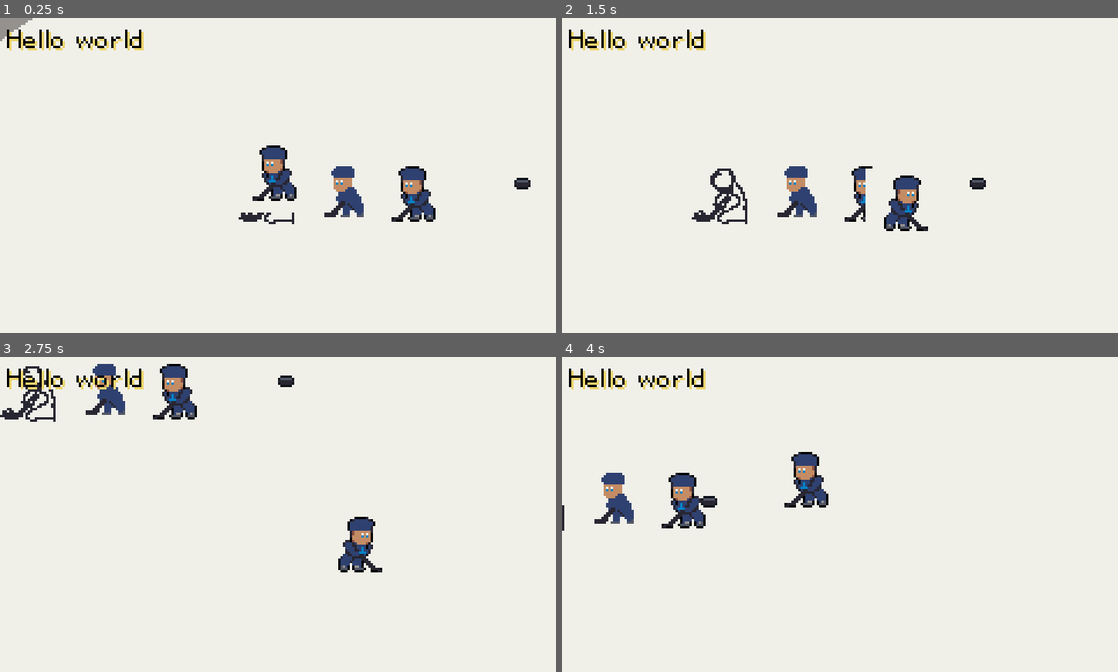
Above: before the commit, frames 1-4 (two rows, left to right).
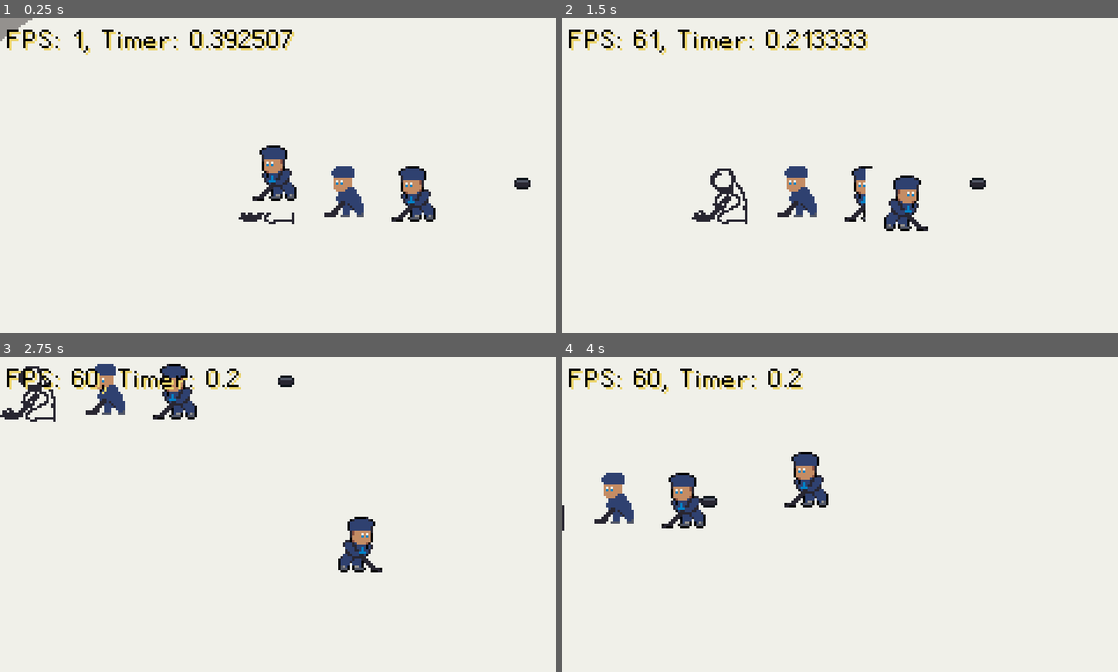
Above: after the commit, the same moments.

Repository: leafo/ludum-dare-41
Game: Godot game, scene res://Main.tscn
Two runs of this game, one before a commit and one after it. Both use one fixed random seed, a clock stepped at 60 frames per second and the inputs below.
Inputs:
- Up to frame 1 (0.25 s): no input
- Up to frame 2 (1.5 s): tap Enter (ui_accept) at 0.5, 0.77 s; hold Right (ui_right) 0.53-1.28 s; hold Down (ui_down) from 1.28 s (still down)
- Up to frame 3 (2.75 s): tap Enter (ui_accept) at 1.52 s; release Down (ui_down) at 2.03 s; hold Right (ui_right) from 2.03 s (still down)
- Up to frame 4 (4 s): release Right (ui_right) at 2.78 s; hold Up (ui_up) 2.78-3.53 s; tap Enter (ui_accept) at 3.02, 3.77 s; hold Left (ui_left) from 3.53 s (still down)

The runs differ from the first frame. In frame 1, 1.6% of the frame differs, in the area x 1-53%, y 3-12%; in frame 2, 1.6%, in the area x 1-55%, y 3-12%; in frame 3, 1.3%; in frame 4, 1.3%.

Commit message:
add skating noise with animation

Diff:
--- /dev/null
+++ b/FPS.gd
@@ -0,0 +1,6 @@
+extends Label
+
+onready var skate_timer = get_node("/root/Main/Sprites/Player/SkateSoundTimer")
+
+func _process(delta):
+	text = "FPS: " + str(Engine.get_frames_per_second()) + ", Timer: " + str(skate_timer.wait_time)
--- a/Main.tscn
+++ b/Main.tscn
@@ -1,16 +1,52 @@
-[gd_scene load_steps=10 format=2]
+[gd_scene load_steps=14 format=2]
 
 [ext_resource path="res://Player.gd" type="Script" id=1]
 [ext_resource path="res://images/sprite.png" type="Texture" id=2]
-[ext_resource path="res://Puck.gd" type="Script" id=3]
-[ext_resource path="res://images/puck.png" type="Texture" id=4]
-[ext_resource path="res://images/bg.png" type="Texture" id=5]
-[ext_resource path="res://fonts/HelvetiPixel.ttf" type="DynamicFontData" id=6]
+[ext_resource path="res://sounds/skate.wav" type="AudioStream" id=3]
+[ext_resource path="res://Puck.gd" type="Script" id=4]
+[ext_resource path="res://images/puck.png" type="Texture" id=5]
+[ext_resource path="res://sounds/puck_hit.wav" type="AudioStream" id=6]
+[ext_resource path="res://images/bg.png" type="Texture" id=7]
+[ext_resource path="res://fonts/HelvetiPixel.ttf" type="DynamicFontData" id=8]
+[ext_resource path="res://FPS.gd" type="Script" id=9]
 
 [sub_resource type="RectangleShape2D" id=1]
 
 custom_solver_bias = 0.0
 extents = Vector2( 9.54917, 3.49828 )
+
+[sub_resource type="Animation" id=5]
+
+resource_name = "StartSkating"
+length = 1.0
+loop = false
+step = 0.1
+tracks/0/type = "value"
+tracks/0/path = NodePath(".:wait_time")
+tracks/0/interp = 1
+tracks/0/loop_wrap = true
+tracks/0/imported = false
+tracks/0/enabled = true
+tracks/0/keys = {
+"times": PoolRealArray( 0, 1 ),
+"transitions": PoolRealArray( 1, 1 ),
+"update": 0,
+"values": [ 0.4, 0.2 ]
+}
+tracks/1/type = "method"
+tracks/1/path = NodePath("../SoundSkate")
+tracks/1/interp = 1
+tracks/1/loop_wrap = true
+tracks/1/imported = false
+tracks/1/enabled = true
+tracks/1/keys = {
+"times": PoolRealArray( 0 ),
+"transitions": PoolRealArray( 1 ),
+"values": [ {
+"args": [  ],
+"method": "play"
+} ]
+}
 
 [sub_resource type="RectangleShape2D" id=4]
 
@@ -22,19 +58,18 @@
 size = 16
 use_mipmaps = false
 use_filter = false
-font_data = ExtResource( 6 )
+font_data = ExtResource( 8 )
 _sections_unfolded = [ "Extra Spacing", "Font", "Resource", "Settings" ]
 
 [node name="Main" type="Node" index="0"]
 
-[node name="YSort" type="YSort" parent="." index="0"]
+[node name="Sprites" type="YSort" parent="." index="0"]
 
 position = Vector2( 49.4952, 58.7185 )
 sort_enabled = true
 
-[node name="Player" type="KinematicBody2D" parent="YSort" index="0"]
-
-editor/display_folded = true
+[node name="Player" type="KinematicBody2D" parent="Sprites" index="0"]
+
 position = Vector2( 1.36412, -7.33215 )
 input_pickable = false
 collision_layer = 1
@@ -45,7 +80,7 @@
 "_edit_group_": true
 }
 
-[node name="Sprite" type="Sprite" parent="YSort/Player" index="0"]
+[node name="Sprite" type="Sprite" parent="Sprites/Player" index="0"]
 
 texture = ExtResource( 2 )
 hframes = 2
@@ -54,12 +89,12 @@
 "_edit_group_": true
 }
 
-[node name="CollisionShape2D" type="CollisionShape2D" parent="YSort/Player" index="1"]
+[node name="CollisionShape2D" type="CollisionShape2D" parent="Sprites/Player" index="1"]
 
 position = Vector2( -1.36412, 7.33215 )
 shape = SubResource( 1 )
 
-[node name="Camera" type="Camera2D" parent="YSort/Player" index="2"]
+[node name="Camera" type="Camera2D" parent="Sprites/Player" index="2"]
 
 anchor_mode = 1
 rotating = false
@@ -85,35 +120,74 @@
 editor_draw_drag_margin = false
 _sections_unfolded = [ "Smoothing" ]
 
-[node name="Puck" type="KinematicBody2D" parent="YSort" index="1" groups=[
+[node name="SoundSkate" type="AudioStreamPlayer2D" parent="Sprites/Player" index="3"]
+
+stream = ExtResource( 3 )
+volume_db = -15.0
+autoplay = false
+max_distance = 500.0
+attenuation = 1.0
+bus = "Master"
+area_mask = 1
+
+[node name="SkateSoundTimer" type="Timer" parent="Sprites/Player" index="4"]
+
+process_mode = 1
+wait_time = 0.392507
+one_shot = true
+autostart = false
+
+[node name="Animation" type="AnimationPlayer" parent="Sprites/Player/SkateSoundTimer" index="0"]
+
+root_node = NodePath("..")
+autoplay = ""
+playback_process_mode = 1
+playback_default_blend_time = 0.0
+playback_speed = 1.0
+anims/StartSkating = SubResource( 5 )
+blend_times = [  ]
+_sections_unfolded = [ "Playback Options" ]
+
+[node name="Puck" type="KinematicBody2D" parent="Sprites" index="1" groups=[
 "Puck",
 ]]
 
+editor/display_folded = true
 position = Vector2( 107.853, -3.12803 )
 input_pickable = false
 collision_layer = 1
 collision_mask = 1
 collision/safe_margin = 0.08
-script = ExtResource( 3 )
+script = ExtResource( 4 )
 __meta__ = {
 "_edit_group_": true
 }
 
-[node name="Sprite" type="Sprite" parent="YSort/Puck" index="0"]
-
-texture = ExtResource( 4 )
+[node name="Sprite" type="Sprite" parent="Sprites/Puck" index="0"]
+
+texture = ExtResource( 5 )
 _sections_unfolded = [ "Transform", "Z Index" ]
 
-[node name="CollisionShape2D" type="CollisionShape2D" parent="YSort/Puck" index="1"]
+[node name="CollisionShape2D" type="CollisionShape2D" parent="Sprites/Puck" index="1"]
 
 shape = SubResource( 4 )
 _sections_unfolded = [ "Transform" ]
 
+[node name="SoundHit" type="AudioStreamPlayer2D" parent="Sprites/Puck" index="2"]
+
+stream = ExtResource( 6 )
+volume_db = -10.0
+autoplay = false
+max_distance = 500.0
+attenuation = 1.0
+bus = "Master"
+area_mask = 1
+
 [node name="Rink" type="Sprite" parent="." index="1"]
 
 position = Vector2( 147.747, 83.8396 )
 z_index = -1
-texture = ExtResource( 5 )
+texture = ExtResource( 7 )
 _sections_unfolded = [ "Z Index" ]
 
 [node name="RinkBody" type="StaticBody2D" parent="Rink" index="0" groups=[
@@ -142,7 +216,7 @@
 scale = Vector2( 1, 1 )
 transform = Transform2D( 1, 0, 0, 1, 0, 0 )
 
-[node name="Label2" type="Label" parent="CanvasLayer" index="0"]
+[node name="FPS" type="Label" parent="CanvasLayer" index="0"]
 
 anchor_left = 0.0
 anchor_top = 0.0
@@ -161,8 +235,11 @@
 custom_fonts/font = SubResource( 3 )
 custom_colors/font_color = Color( 0, 0, 0, 1 )
 custom_colors/font_color_shadow = Color( 0.92549, 0.835294, 0.427451, 1 )
-text = "Hello world"
+text = "FPS:"
 percent_visible = 1.0
 lines_skipped = 0
 max_lines_visible = -1
+script = ExtResource( 9 )
 _sections_unfolded = [ "Theme", "custom_colors", "custom_fonts", "custom_styles" ]
+
+[connection signal="timeout" from="Sprites/Player/SkateSoundTimer" to="Sprites/Player" method="_on_SkateSoundTimer_timeout"]
--- a/Player.gd
+++ b/Player.gd
@@ -4,6 +4,8 @@
 const FRICTION = 5
 const ACCELERATION = 10
 const EPSILON = 0.00001
+
+var skating = false
 
 var velocity = Vector2()
 
@@ -43,7 +45,7 @@
 			movement.x += 1
 
 		if Input.is_action_pressed("ui_up"):
-			movement.y -= 1
+			movement.y -= 165
 
 		if Input.is_action_pressed("ui_down"):
 			movement.y += 1
@@ -60,9 +62,15 @@
 	if movement.length_squared() != 0:
 		movement = movement.normalized() * SPEED
 		velocity = velocity.linear_interpolate(movement, delta * ACCELERATION)
+
+		if not skating:
+			start_skating()
 	else:
+		if skating:
+			skating = false
+			$SkateSoundTimer.stop()
+
 		var ls = velocity.length_squared()
-
 		if ls > 0:
 			if ls < EPSILON:
 				velocity = Vector2()
@@ -86,3 +94,15 @@
 		if "Puck" in object.get_groups():
 			print("Hit puck")
 			object.push(collision.normal * -100)
+
+func start_skating():
+	print("start skating")
+	skating = true
+	$SkateSoundTimer.wait_time = 0.4
+	$SkateSoundTimer/Animation.play("StartSkating")
+	$SkateSoundTimer.start()
+
+func _on_SkateSoundTimer_timeout():
+	print("timer timed out......")
+	$SoundSkate.play()
+	$SkateSoundTimer.start()
--- a/Puck.gd
+++ b/Puck.gd
@@ -36,4 +36,5 @@
 		var object = collision.collider
 
 		if "Rink" in object.get_groups():
+			$SoundHit.play()
 			velocity = (-velocity).reflect(collision.normal)
Not shown, added: sounds/puck_hit.wav.import
Not shown, added: sounds/skate.wav.import
Not shown, added: sounds/puck_hit.wav
Not shown, added: sounds/skate.wav
